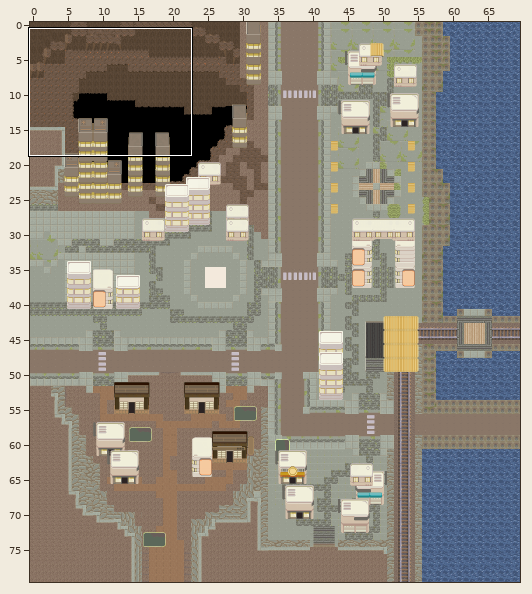
Two states of a Tiled map, Prueba3/Assets/SuperTiled2Unity/Imports/C.tmx. Above, an overview of the earlier version with the close-up marked.
Close-up. First the earlier version:
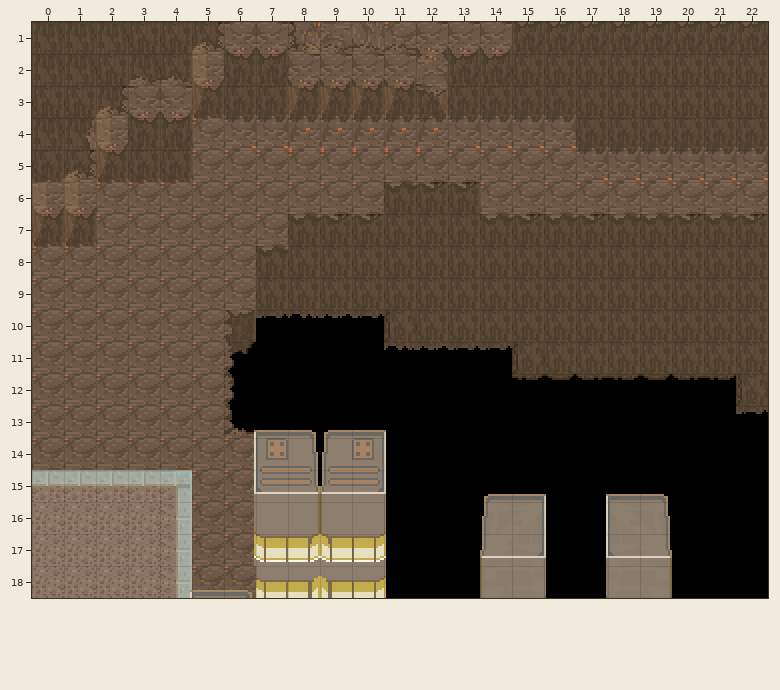
Cells are 16x16 px. Shown: x 0..22, y 1..18. The commit also changed other parts of the map, which this record leaves out.
Once edited:
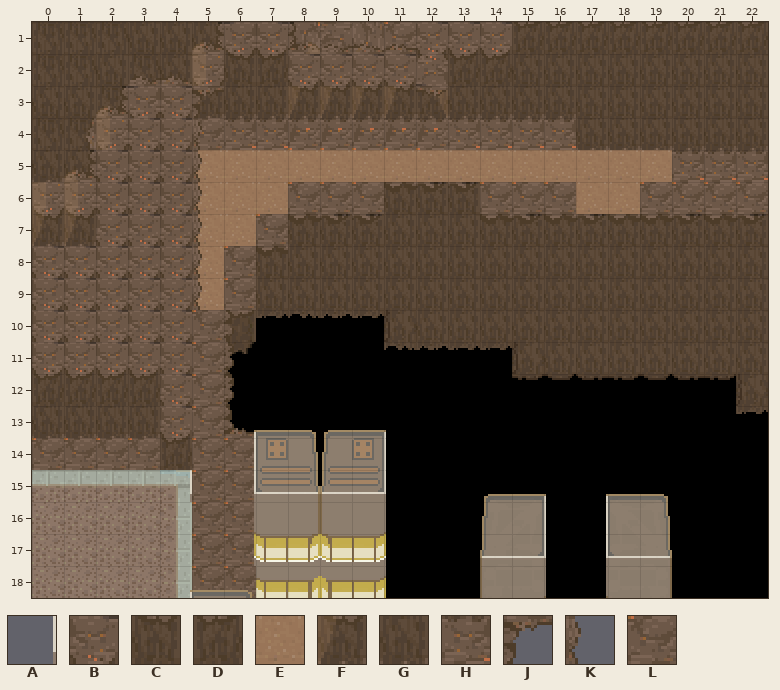
Key: from "Edficios": A 68; from "Mundo": B 444 flipped left-right, C 464, D 464 flipped left-right, E 473, F 483, G 484, H 504, J 526 flipped up-down, K 530 turned 90, L 543.
_ is an empty cell, # one hidden under a higher layer.
The exact change:
Layer "suelo":
y 5: x 5..19 LLLLLLLLLLLLHHH -> EEEEEEEEEEEEEEE
y 6: x 4..7 LLLL -> #EEE; x 17..18 LL -> EE
y 7: x 5..6 LL -> EE
y 8..9: x 5 L -> E
Layer "objetos":
y 3: x 5 _ -> J
y 4: x 3..5 CD_ -> BBK
y 5: x 2..5 FGG_ -> BBBK
y 6..7: x 2..5 ____ -> BBBK
y 8..9: x 0..5 ______ -> BBBBBK
y 10..11: x 0..4 _____ -> BBBBB
y 12: x 0..4 _____ -> DDDDB
y 13: x 0..4 _____ -> GGGGB
y 14: x 4 _ -> D
y 15: x 4 _ -> A
Boxes around the changes in both close-ups, in picture pixels (x1, y1, x2, y2):
changed: (32, 86, 672, 502)
